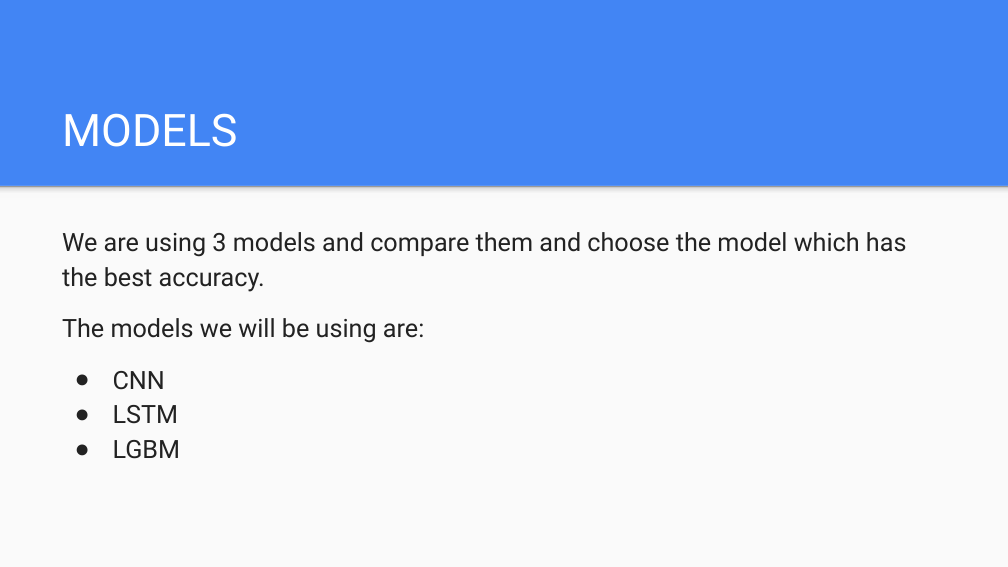
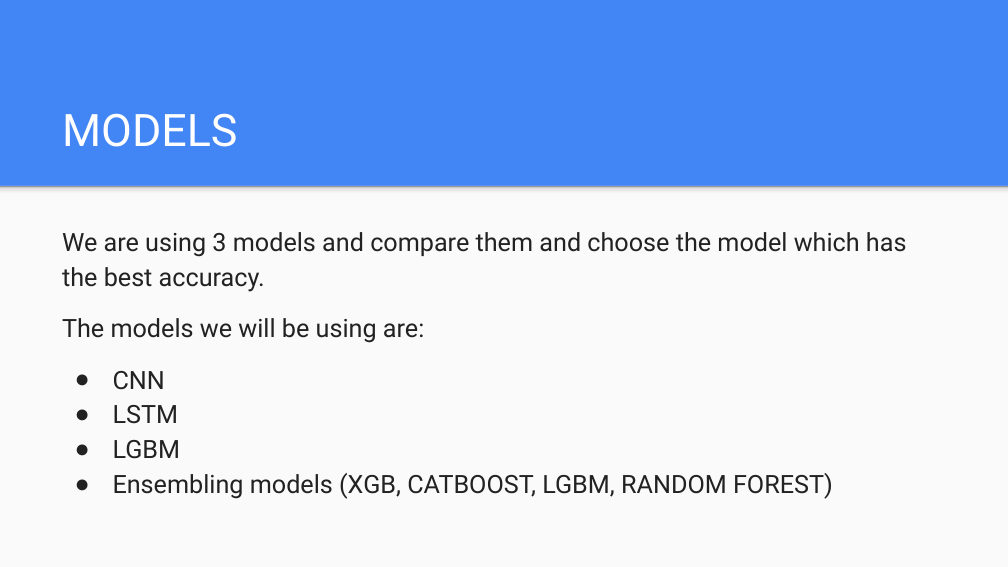
Before and after one commit to pruthvirajkottigari/transformers, a slide deck: slide 8 of CMPE-257 Transformer ML Project Presentation.pptx. Drawn at 1008x567 pixels with LibreOffice and Linux fonts; fonts in the diff are those of the drawing. Boxes give left, top, right and bottom in pixels: in the first picture for what was removed or moved away, otherwise in the second. Text is boxed around its words. In the diff, an @@ line names an element or a change of style, - is before the commit and + after.

```diff
--- a/CMPE-257 Transformer ML Project Presentation.pptx
+++ b/CMPE-257 Transformer ML Project Presentation.pptx
@@ text at (113, 473, 833, 499): paragraph added @@
+● Ensembling models (XGB, CATBOOST, LGBM, RANDOM FOREST)
```
Also in this commit, not shown: 2 other slides changed, 5 slides added.
